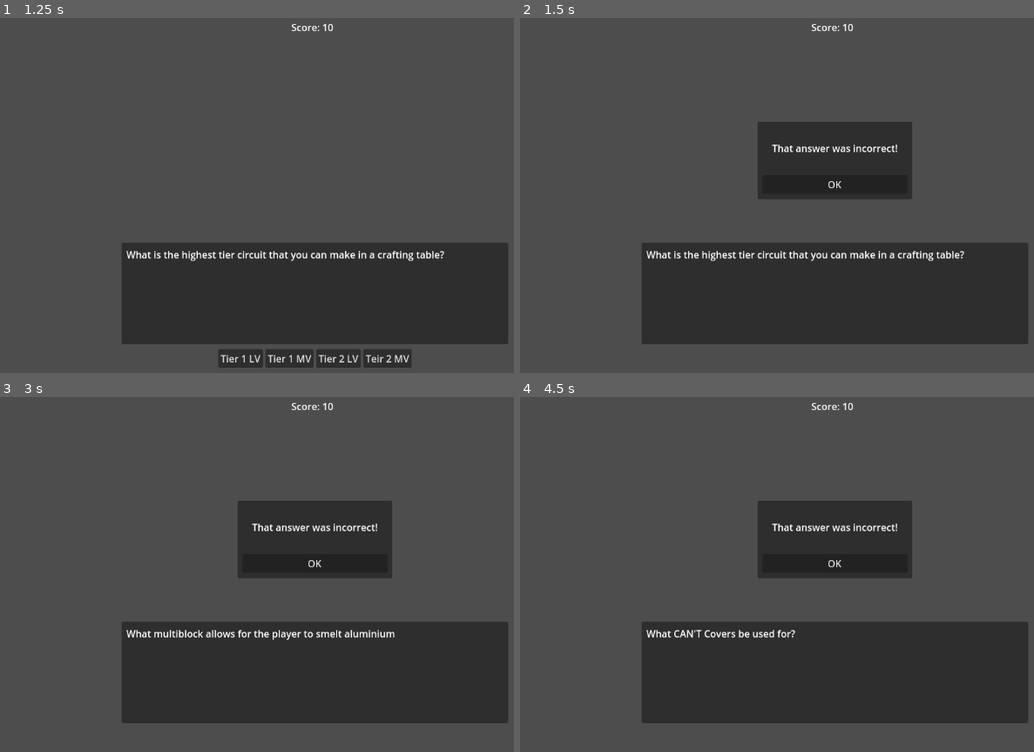
Above: before the commit, frames 1-4 (two rows, left to right).
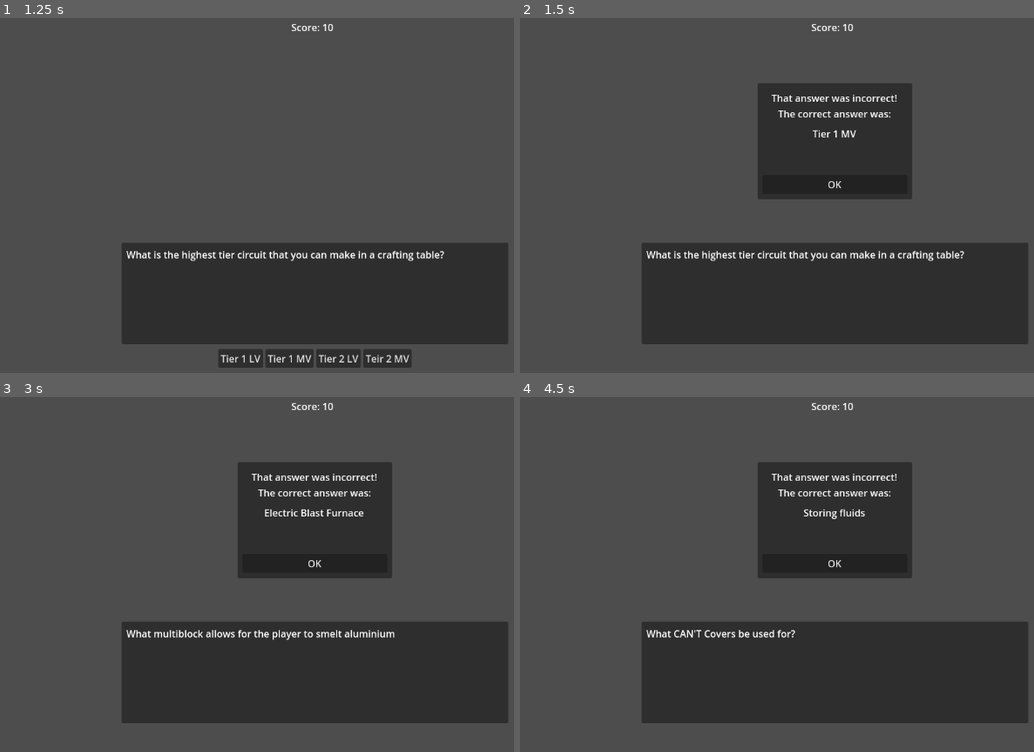
Above: after the commit, the same moments.

Repository: oc-ben-schellekens/swe-game-2025
Game: Godot game, scene res://scenes/main_menu.tscn
Two runs of this game, one before a commit and one after it. Both use one fixed random seed, a clock stepped at 60 frames per second and the inputs below.
Inputs:
- Up to frame 1 (1.25 s): click "Start" at 0.5 s
- Up to frame 2 (1.5 s): click "Tier 1 LV" at 1.25 s
- Up to frame 3 (3 s): click "OK" at 2 s; click "Primitive Blast Furnace" at 2.75 s
- Up to frame 4 (4.5 s): click "OK" at 3.5 s; click "Storing items" at 4.25 s

Frame 1 is identical in both runs. In frame 2, 3.4% of the frame differs, in the area x 46-77%, y 18-38%; in frame 3, 3.5%; in frame 4, 3.5%.

Commit message:
Add the correct answer to the incorrect anser popup

Diff:
--- a/scenes/quiz_scene.tscn
+++ b/scenes/quiz_scene.tscn
@@ -26,33 +26,55 @@
 [node name="IncorrectAnswerPopup" type="Panel" parent="."]
 visible = false
 offset_left = 448.0
-offset_top = 192.0
+offset_top = 128.0
 offset_right = 704.0
 offset_bottom = 320.0
 script = ExtResource("3_cianq")
 
-[node name="Label" type="Label" parent="IncorrectAnswerPopup"]
+[node name="StaticLabel" type="Label" parent="IncorrectAnswerPopup"]
 layout_mode = 1
 anchors_preset = -1
 anchor_left = 0.031
 anchor_top = 0.062
 anchor_right = 0.969
-anchor_bottom = 0.625
-offset_left = 0.0639997
-offset_top = 0.0639997
-offset_right = -0.0639954
-text = "That answer was incorrect!"
+anchor_bottom = 0.375
+offset_left = 0.0640001
+offset_top = 0.0960007
+offset_right = -0.0640106
+offset_bottom = -8.00001
+text = "That answer was incorrect!
+The correct answer was:"
 horizontal_alignment = 1
 vertical_alignment = 1
 
 [node name="Button" type="Button" parent="IncorrectAnswerPopup"]
-layout_mode = 0
-offset_left = 8.0
-offset_top = 88.0
-offset_right = 248.0
-offset_bottom = 119.0
+layout_mode = 1
+anchors_preset = -1
+anchor_left = 0.031
+anchor_top = 0.792
+anchor_right = 0.969
+anchor_bottom = 0.953
+offset_left = 0.0639997
+offset_top = -0.0640106
+offset_right = -0.0640106
+offset_bottom = 0.0239868
 text = "OK"
 
+[node name="AnswerLabel" type="Label" parent="IncorrectAnswerPopup"]
+layout_mode = 1
+anchors_preset = -1
+anchor_left = 0.031
+anchor_top = 0.062
+anchor_right = 0.969
+anchor_bottom = 0.375
+offset_left = 0.0640001
+offset_top = 60.096
+offset_right = -0.0640106
+offset_bottom = 72.0
+text = "[ANSWER]"
+horizontal_alignment = 1
+
+[connection signal="next_question_shown" from="question_handler" to="IncorrectAnswerPopup" method="_on_question_handler_next_question_shown"]
 [connection signal="question_answered_correctly" from="question_handler" to="." method="_on_question_handler_question_answered_correctly"]
 [connection signal="question_answered_incorrectly" from="question_handler" to="." method="_on_question_handler_question_answered_incorrectly"]
 [connection signal="button_clicked" from="IncorrectAnswerPopup" to="." method="_on_incorrect_answer_popup_button_clicked"]
--- a/scripts/incorrect_answer_popup.gd
+++ b/scripts/incorrect_answer_popup.gd
@@ -3,6 +3,7 @@
 signal button_clicked
 
 @onready var button: Button = $Button
+@onready var answer_label: Label = $AnswerLabel
 
 func button_click():
 	button_clicked.emit()
@@ -17,3 +18,6 @@
 # Called every frame. 'delta' is the elapsed time since the previous frame.
 func _process(delta: float) -> void:
 	pass
+
+func _on_question_handler_next_question_shown(answer: String) -> void:
+	answer_label.text = answer
--- a/scripts/question_handler/question_handler.gd
+++ b/scripts/question_handler/question_handler.gd
@@ -3,12 +3,14 @@
 
 signal question_answered_correctly
 signal question_answered_incorrectly
+signal next_question_shown(answer: String)
 
 @onready var question_text: RichTextLabel = %QuestionText
 @onready var question_container: HFlowContainer = %QuestionContainer
 var buttons: Array[Button] = []
 
 func show_question(question_data: Dictionary):
+	next_question_shown.emit(question_data.answers[question_data.correct_answer])
 	question_text.text = question_data.text
 	if question_data.answers.size() > 0 && question_data.answers.size() <= 4:
 		for index in range(question_data.answers.size()):
